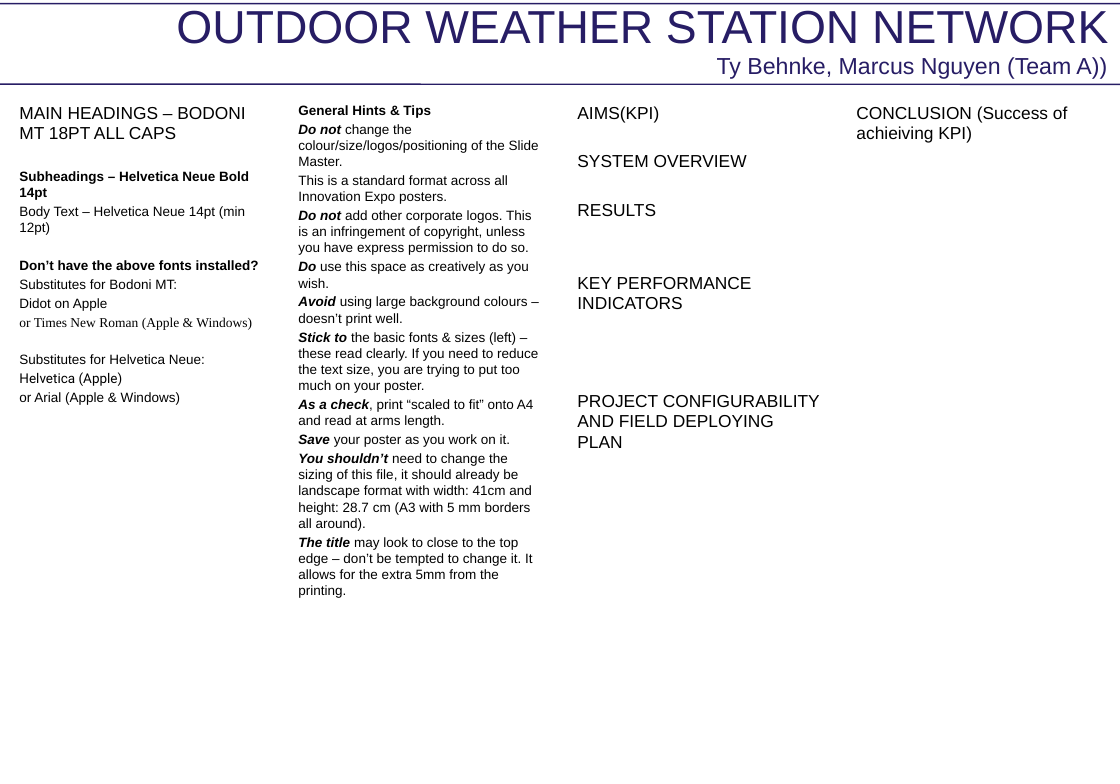
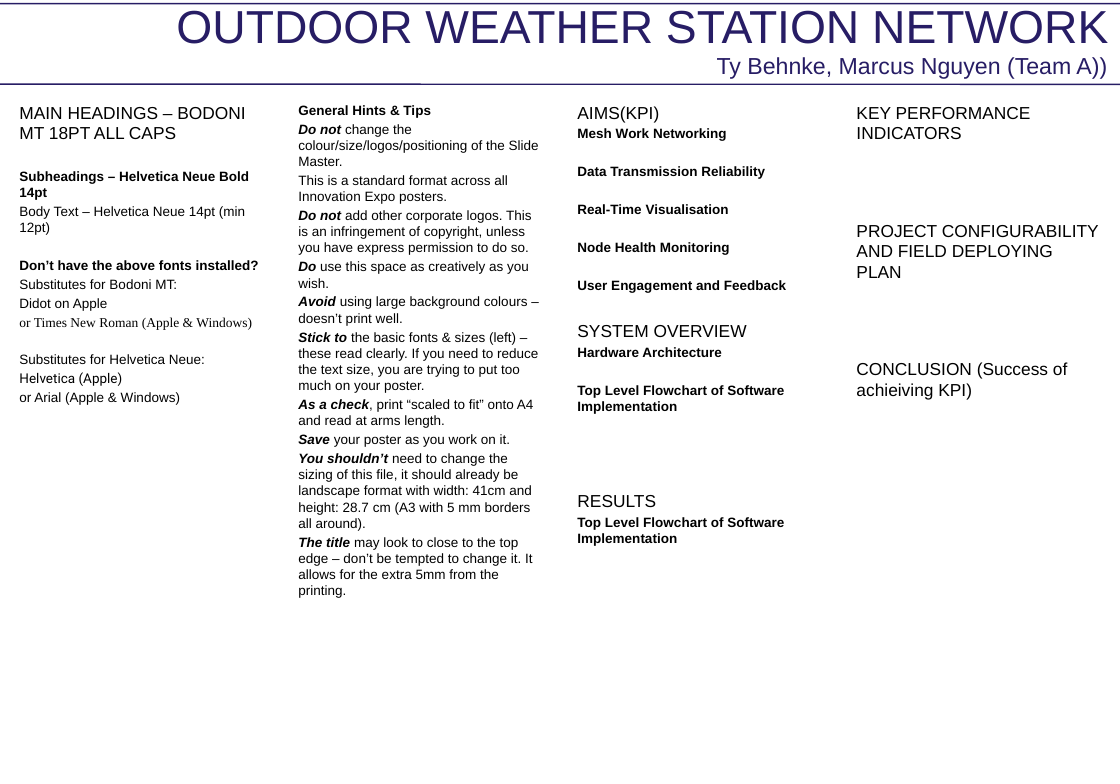
Before and after one commit to Mnguyen4000/CSSE4011-Vulcan-Yellow, a slide deck: slide 1 of poster.pptx. Drawn at 1120x784 pixels with LibreOffice and Linux fonts; fonts in the diff are those of the drawing. Boxes give left, top, right and bottom in pixels: in the first picture for what was removed or moved away, otherwise in the second. Text is boxed around its words. In the diff, an @@ line names an element or a change of style, - is before the commit and + after.

```diff
--- a/poster.pptx
+++ b/poster.pptx
@@ text at [856, 107, 1099, 278]: paragraphs added @@
+KEY PERFORMANCE INDICATORS
+PROJECT CONFIGURABILITY AND FIELD DEPLOYING PLAN
@@ text at [577, 128, 786, 293]: paragraphs added @@
+Mesh Work Networking
+Data Transmission Reliability
+Real-Time Visualisation
+Node Health Monitoring
+User Engagement and Feedback
@@ text at [577, 347, 784, 414]: paragraphs added @@
+Hardware Architecture
+Top Level Flowchart of Software Implementation
@@ text at [577, 517, 784, 546]: text changed; size 18 to 14 pt; bold on @@
-KEY PERFORMANCE INDICATORS
-PROJECT CONFIGURABILITY AND FIELD DEPLOYING PLAN
+Top Level Flowchart of Software Implementation
```
